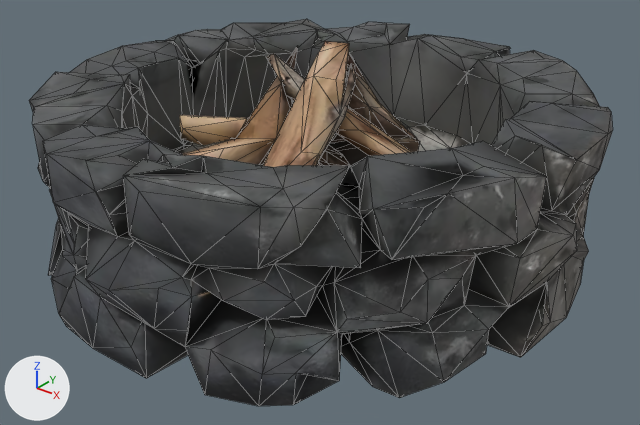
Before and after pictures for a commit that changed the glTF model projects/new-thumamah/assets/models/fire-pit.glb.
One viewpoint serves both versions: a 50 mm camera at (0.919, -1.137, 0.588) aimed at (0.033, -0.029, -0.099). The lights are fixed; the arrows at lower left show +X, +Y and +Z. The first picture is the older version. Mesh edges are drawn as thin lines. Vertices at exactly the same position are counted once.

Names of what the first picture shows: 'tripo_node_42fe50b9-1a7f-4ded-9504-5da1b69dffe2'.
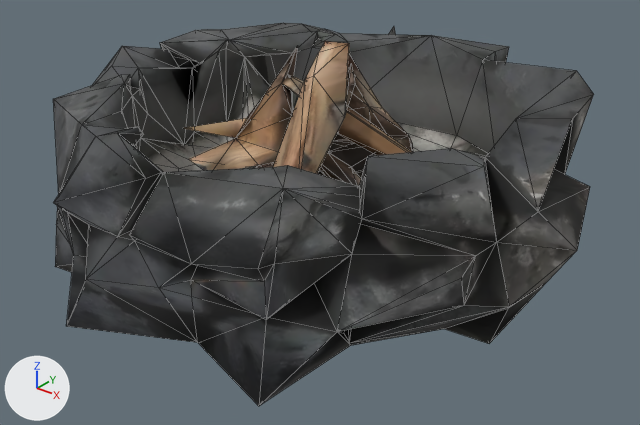
Edits to the bpy script that builds the scene:
```text
Change me_tripo_mesh_42fe50b9_1a7f_4ded_9504_5da1b69dffe2:
    used by ob_tripo_node_42fe50b9_1a7f_4ded_9504_5da1b69dffe2; location = (0.0, 0.0, 0.0)
    remove me_tripo_mesh_42fe50b9_1a7f_4ded_9504_5da1b69dffe2.from_pydata(...)  # 960 vertices, 1978 faces; spans x -0.484..0.484, y -0.494..0.499, z -0.2..0.19
    add me_tripo_mesh_42fe50b9_1a7f_4ded_9504_5da1b69dffe2.from_pydata(...)  # 459 vertices, 978 faces; spans x -0.477..0.484, y -0.494..0.499, z -0.199..0.19
    me_tripo_mesh_42fe50b9_1a7f_4ded_9504_5da1b69dffe2 part 1: 501 vertices removed from x -0.484..0.483, y -0.493..0.499, z -0.2..0.165
```

Where the change shows, as pixel boxes (x1, y1, x2, y2) in the pictures (640 x 425 px):
'tripo_node_42fe50b9-1a7f-4ded-9504-5da1b69dffe2', reshaped (7% narrower)
    before: (29, 19, 613, 406)
    after: (53, 23, 594, 406)
part 1 of me_tripo_mesh_42fe50b9_1a7f_4ded_9504_5da1b69dffe2, deleted
    before: (29, 19, 613, 406)
